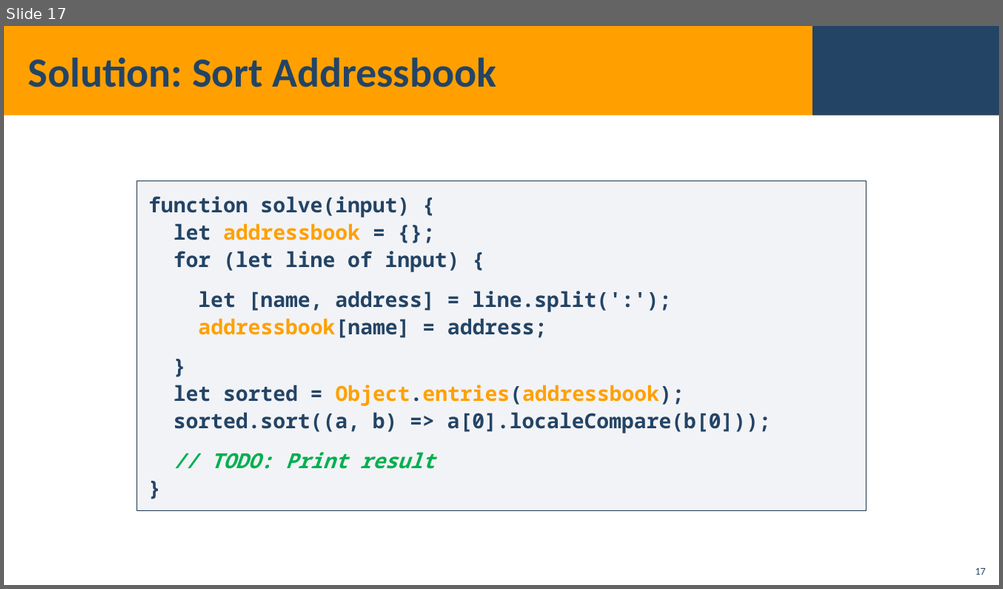
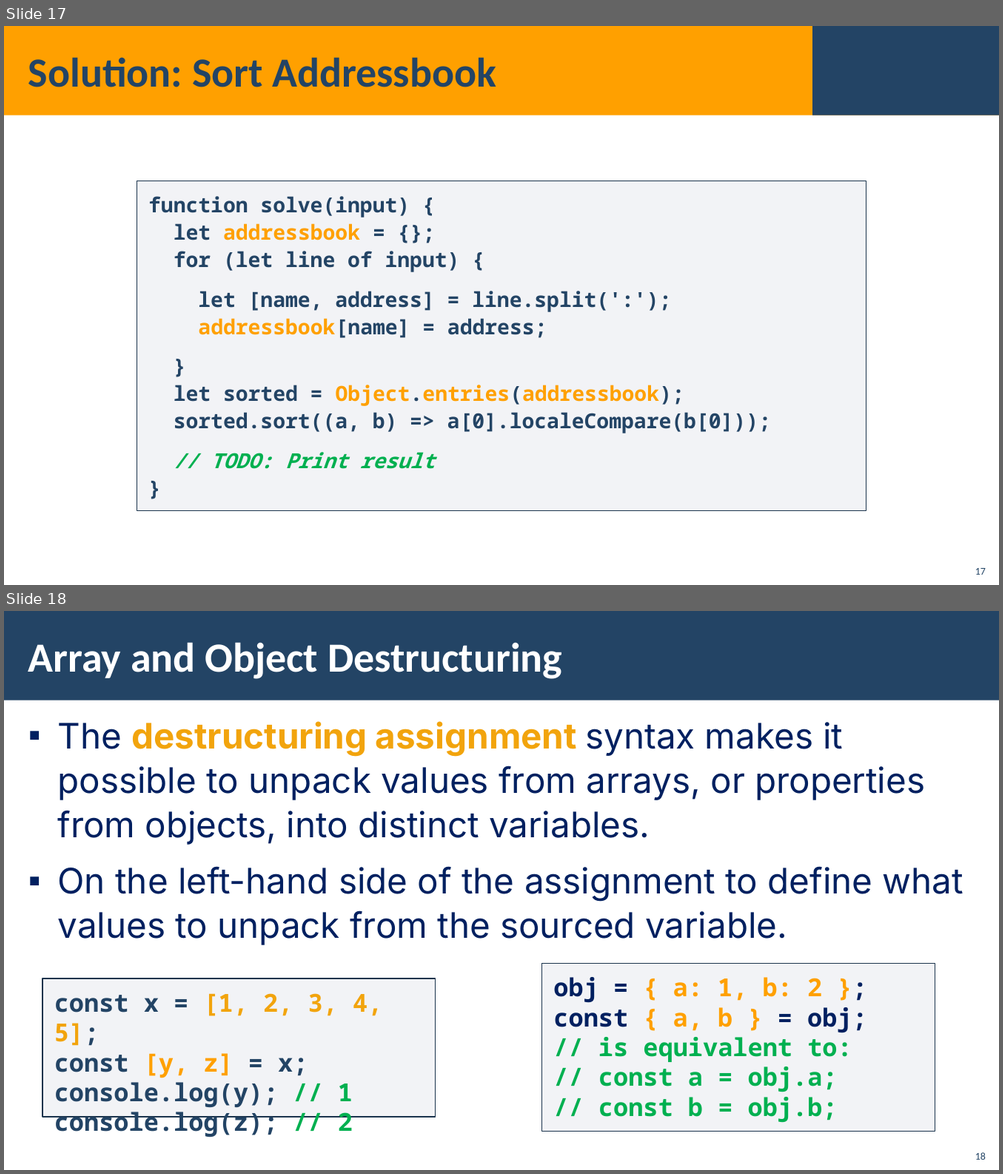
Before and after one commit to vvvenkov/softuni, a slide deck: 02programmingFundamentals/07associateArrays/08. JS-Fundamentals-Associative-Arrays.pptx. Shown one above the other, each under a label of ours: slide 17 before the commit, slides 17 and 18 after it. The pictures are 1003x589 and 1003x1174 pixels, drawn with LibreOffice and Linux fonts; fonts in the diff are those of the drawing; background and template pictures are left out. Boxes give left, top, right and bottom in pixels: in the first picture for what was removed or moved away, otherwise in the second. Text is boxed around its words. In the diff, an @@ line names an element or a change of style, - is before the commit and + after.

```diff
--- a/02programmingFundamentals/07associateArrays/08. JS-Fundamentals-Associative-Arrays.pptx
+++ b/02programmingFundamentals/07associateArrays/08. JS-Fundamentals-Associative-Arrays.pptx
@@ slide 18 added at bbox=[4, 611, 999, 1170], background picture (left out) @@
@@ rectangle added at bbox=[4, 611, 999, 701], fill #234465 @@
@@ title added at bbox=[28, 642, 562, 679], 40 pt, text #FFFFFF, bold @@
+Array and Object Destructuring
@@ text added at bbox=[58, 721, 963, 945], 34 pt, text #002060 @@
+▪ The destructuring assignment syntax makes it possible to unpack values from arrays, or properties from objects, into distinct variables.
+▪ Оn the left-hand side of the assignment to define what values to unpack from the sourced variable.
@@ rectangle added at bbox=[542, 963, 935, 1132], fill #ADB4C3 at 15% opacity, outline #1A334C 1 pt, 24 pt, text #00B050, bold @@
+obj = { a: 1, b: 2 };
+const { a, b } = obj;
+// is equivalent to:
+// const a = obj.a;
+// const b = obj.b;
@@ rectangle added at bbox=[42, 979, 436, 1117], fill #ADB4C3 at 15% opacity, outline #1A334C 1 pt, 24 pt, text #234465, bold @@
+const x = [1, 2, 3, 4, 5];
+const [y, z] = x;
+console.log(y); // 1
+console.log(z); // 2
@@ page number added at bbox=[975, 1153, 985, 1160], 10 pt, text #234465 @@
+18
```
Also in this commit, not shown: 2 slides changed, 11 slides removed, 17 other files.
